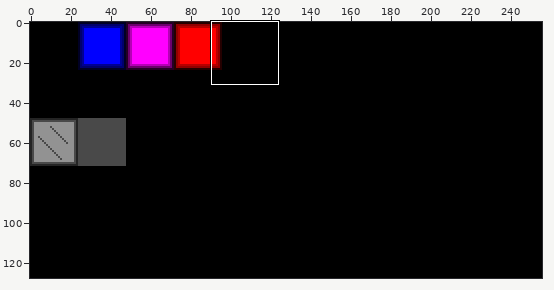
Sprite sheet -- res/block.png. Above, an overview of the earlier version with the close-up marked.
Close-up. Before the commit:
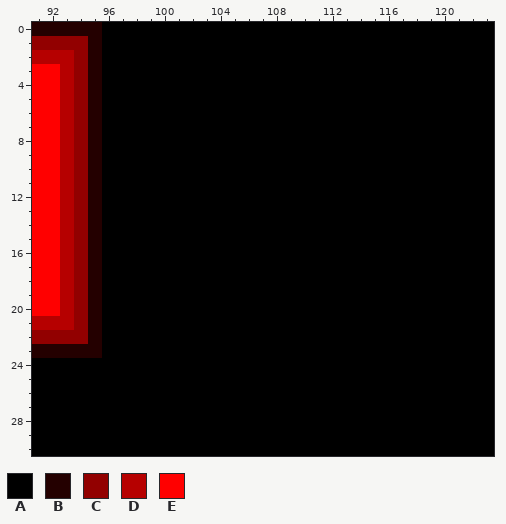
The file is 256x128 pixels. Shown: x 91..123, y 0..30.
Palette (. is transparent): A #000000  B #240000  C #920000  D #b60000  E #ff0000
Pixels before, first column x 91:
 0 BBBBBAAAAAAAAAAAAAAAAAAAAAAAAAAAA
 1 CCCCBAAAAAAAAAAAAAAAAAAAAAAAAAAAA
 2 DDDCBAAAAAAAAAAAAAAAAAAAAAAAAAAAA
 3 EEDCBAAAAAAAAAAAAAAAAAAAAAAAAAAAA
 4 EEDCBAAAAAAAAAAAAAAAAAAAAAAAAAAAA
 5 EEDCBAAAAAAAAAAAAAAAAAAAAAAAAAAAA
 6 EEDCBAAAAAAAAAAAAAAAAAAAAAAAAAAAA
 7 EEDCBAAAAAAAAAAAAAAAAAAAAAAAAAAAA
 8 EEDCBAAAAAAAAAAAAAAAAAAAAAAAAAAAA
 9 EEDCBAAAAAAAAAAAAAAAAAAAAAAAAAAAA
10 EEDCBAAAAAAAAAAAAAAAAAAAAAAAAAAAA
11 EEDCBAAAAAAAAAAAAAAAAAAAAAAAAAAAA
12 EEDCBAAAAAAAAAAAAAAAAAAAAAAAAAAAA
13 EEDCBAAAAAAAAAAAAAAAAAAAAAAAAAAAA
14 EEDCBAAAAAAAAAAAAAAAAAAAAAAAAAAAA
15 EEDCBAAAAAAAAAAAAAAAAAAAAAAAAAAAA
16 EEDCBAAAAAAAAAAAAAAAAAAAAAAAAAAAA
17 EEDCBAAAAAAAAAAAAAAAAAAAAAAAAAAAA
18 EEDCBAAAAAAAAAAAAAAAAAAAAAAAAAAAA
19 EEDCBAAAAAAAAAAAAAAAAAAAAAAAAAAAA
20 EEDCBAAAAAAAAAAAAAAAAAAAAAAAAAAAA
21 DDDCBAAAAAAAAAAAAAAAAAAAAAAAAAAAA
22 CCCCBAAAAAAAAAAAAAAAAAAAAAAAAAAAA
23 BBBBBAAAAAAAAAAAAAAAAAAAAAAAAAAAA
24 AAAAAAAAAAAAAAAAAAAAAAAAAAAAAAAAA
25 AAAAAAAAAAAAAAAAAAAAAAAAAAAAAAAAA
26 AAAAAAAAAAAAAAAAAAAAAAAAAAAAAAAAA
27 AAAAAAAAAAAAAAAAAAAAAAAAAAAAAAAAA
28 AAAAAAAAAAAAAAAAAAAAAAAAAAAAAAAAA
29 AAAAAAAAAAAAAAAAAAAAAAAAAAAAAAAAA
30 AAAAAAAAAAAAAAAAAAAAAAAAAAAAAAAAA
New version:
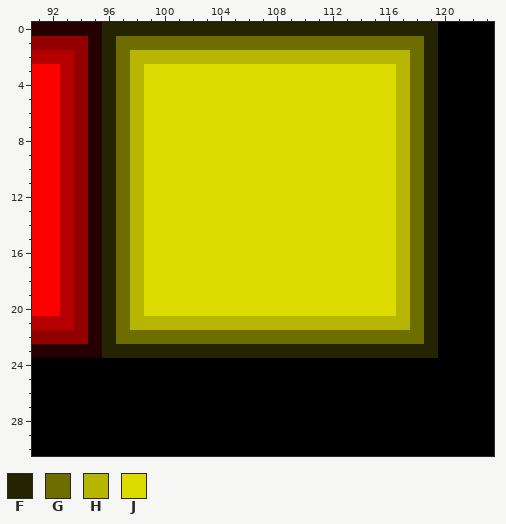
Colours new in this view: F #242400  G #6d6d00  H #b6b600  J #dbdb00
Changes in this commit:
Changed rows in their new state; - is an unchanged pixel.
first column x 96:
 0 FFFFFFFFFFFFFFFFFFFFFFFF
 1 FGGGGGGGGGGGGGGGGGGGGGGF
 2 FGHHHHHHHHHHHHHHHHHHHHGF
 3 FGHJJJJJJJJJJJJJJJJJJHGF
 4 FGHJJJJJJJJJJJJJJJJJJHGF
 5 FGHJJJJJJJJJJJJJJJJJJHGF
 6 FGHJJJJJJJJJJJJJJJJJJHGF
 7 FGHJJJJJJJJJJJJJJJJJJHGF
 8 FGHJJJJJJJJJJJJJJJJJJHGF
 9 FGHJJJJJJJJJJJJJJJJJJHGF
10 FGHJJJJJJJJJJJJJJJJJJHGF
11 FGHJJJJJJJJJJJJJJJJJJHGF
12 FGHJJJJJJJJJJJJJJJJJJHGF
13 FGHJJJJJJJJJJJJJJJJJJHGF
14 FGHJJJJJJJJJJJJJJJJJJHGF
15 FGHJJJJJJJJJJJJJJJJJJHGF
16 FGHJJJJJJJJJJJJJJJJJJHGF
17 FGHJJJJJJJJJJJJJJJJJJHGF
18 FGHJJJJJJJJJJJJJJJJJJHGF
19 FGHJJJJJJJJJJJJJJJJJJHGF
20 FGHJJJJJJJJJJJJJJJJJJHGF
21 FGHHHHHHHHHHHHHHHHHHHHGF
22 FGGGGGGGGGGGGGGGGGGGGGGF
23 FFFFFFFFFFFFFFFFFFFFFFFF
Changed places in both close-ups, as pixel boxes (x1, y1, x2, y2):
changed: (102, 22, 438, 358)
